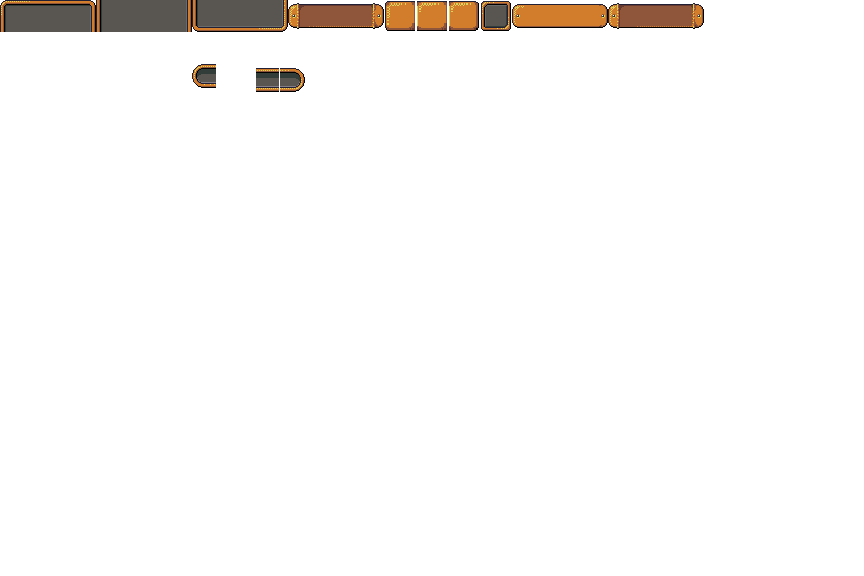
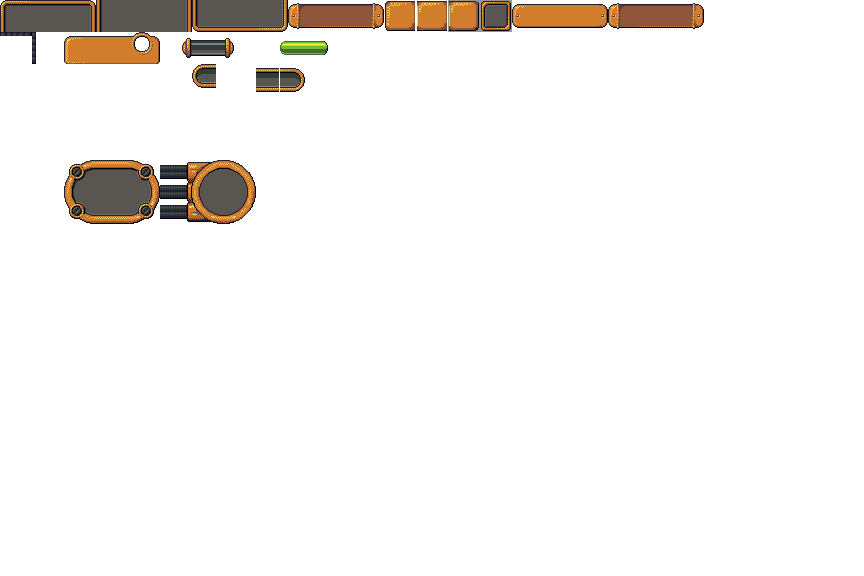
Comparing the layer stacks of the two 864px x 576px images. Changes:
added group "elements" with 58 layers above "Layer 0" over [0, 0, 512, 224]
added group "progress_green" with 3 layers in group "elements" over [280, 41, 328, 55]
added layer "progress_middle" in group "progress_green" over [288, 41, 320, 55]
added group "bar" with 3 layers in group "elements" over [182, 38, 234, 58]
added layer "bar_middle" in group "bar" over [192, 40, 224, 56]
moved "buttons" into group "elements" over [448, 1, 479, 31]
moved "panel_slot" into group "elements" over [481, 1, 511, 31]
showed "Rectangle 1 copy", moved it into group "elements" over [448, 0, 480, 32]
showed "Rectangle 1", moved it into group "elements" over [480, 0, 512, 32]
added group "thumbnail_frame" with 6 layers in group "elements" over [160, 160, 256, 224]
added layer "Layer 8 copy 3" in group "thumbnail_frame" over [191, 160, 223, 224]
added layer "Layer 8 copy 2" in group "thumbnail_frame" over [210, 160, 256, 224]
added layer "Layer 9 copy 2" in group "thumbnail_frame" over [160, 165, 165, 219]
added layer "Layer 9 copy" in group "thumbnail_frame" over [165, 165, 172, 219]
added layer "Layer 9" in group "thumbnail_frame" over [172, 165, 179, 219]
added layer "Layer 8" in group "thumbnail_frame" over [179, 160, 255, 224]
added group "big frame" with 3 layers in group "elements" over [64, 160, 160, 224]
added layer "big_frame_left" in group "big frame" over [64, 160, 96, 224]
added layer "big_frame_middle" in group "big frame" over [96, 160, 128, 224]
added layer "big_frame_right" in group "big frame" over [128, 160, 160, 224]
added group "frame small" with 3 layers in group "elements" over [64, 32, 160, 64]
added layer "frame_left" in group "frame small" over [64, 36, 96, 64]
added layer "frame_middle" in group "frame small" over [96, 36, 128, 64]
added layer "frame_right" in group "frame small" over [128, 32, 160, 64]
…and 6 more changes (6 added)
